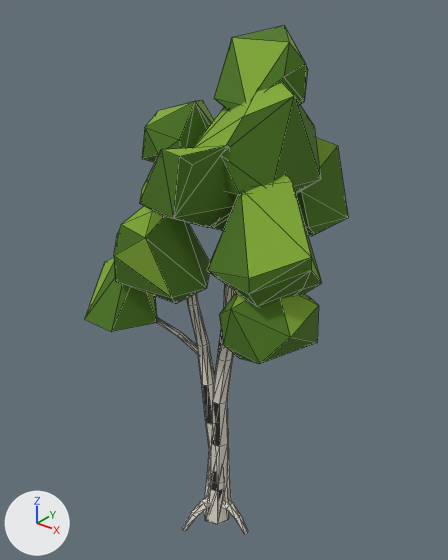
Renders of the glTF model assets/models/tree_birch.glb from each side of a commit.
The view is the same before and after, from a 50 mm camera at (3.91, -4.76, 6.42) aimed at (-0.08, 0.23, 3.33). The lights are fixed; the arrows at lower left show +X, +Y and +Z. The first picture is the older version. Mesh edges are drawn as thin lines. Vertices at exactly the same position are counted once.

The scene before the commit, as lines of its bpy script (objects in view):
```python
me_treebirch = bpy.data.meshes.new('TreeBirch')
me_treebirch.from_pydata(...)  # 424 vertices, 758 faces; spans x -1.48..1.44, y -0.95..1.37, z -0.12..6.02
# faces by material slot: [394, 48, 248, 68]
me_treebirch.materials.append(mat_t_birch)  # white #e6e1d2
me_treebirch.materials.append(mat_t_birch_mark)  # black #24211e
me_treebirch.materials.append(mat_t_birchleaf_dark)  # dark green #4b7618
me_treebirch.materials.append(mat_t_birchleaf)  # green #81aa30
ob_treebirch = bpy.data.objects.new('TreeBirch', me_treebirch)
ob_treebirch.location = (0.0, 0.0, 0.0)
```
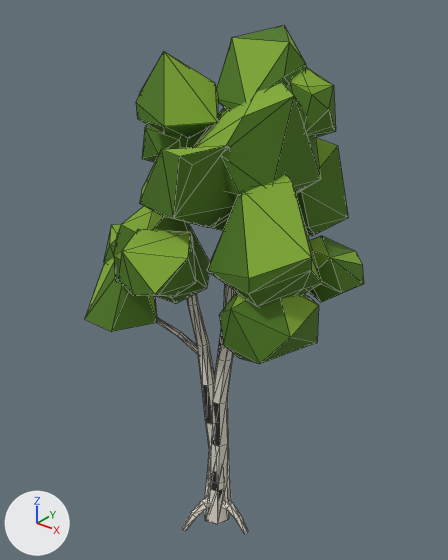
Pixel boxes (x1, y1, x2, y2) of what changed, in the pictures (448 x 560 px):
'TreeBirch', reshaped (6% wider): before (85, 26, 348, 534); after (85, 26, 364, 534)
part 1 of me_treebirch, added: after (286, 67, 336, 137)
part 2 of me_treebirch, added: after (103, 224, 121, 263)
part 3 of me_treebirch, added: after (136, 52, 218, 138)
part 4 of me_treebirch, added: after (308, 236, 364, 302)
part 5 of me_treebirch, added: after (118, 229, 196, 296)

What the commit changed:
me_treebirch is used by ob_treebirch; location (0.0, 0.0, 0.0).
me_treebirch had 424 vertices, 758 faces and spanned x -1.48..1.44, y -0.95..1.37, z -0.12..6.02.
me_treebirch now has 528 vertices, 942 faces and spans x -1.48..1.55, y -1.2..1.37, z -0.12..6.02.
me_treebirch part 1: a new loose piece of 18 vertices spanning x 0.35..1.05, y 0.09..0.74, z 4.97..5.74.
me_treebirch part 2: a new loose piece of 18 vertices spanning x -1.48..-0.83, y -0.49..0.11, z 3.21..3.84.
me_treebirch part 3: a new loose piece of 17 vertices spanning x -0.72..0.12, y -0.57..0.19, z 4.97..5.8.
me_treebirch part 4: a new loose piece of 16 vertices spanning x 0.84..1.55, y -0.06..0.64, z 3.54..4.08.
me_treebirch part 5: a new loose piece of 16 vertices spanning x -0.38..0.41, y -1.2..-0.54, z 3.71..4.24.
Other edits to the shape of me_treebirch do not show in these pictures.
